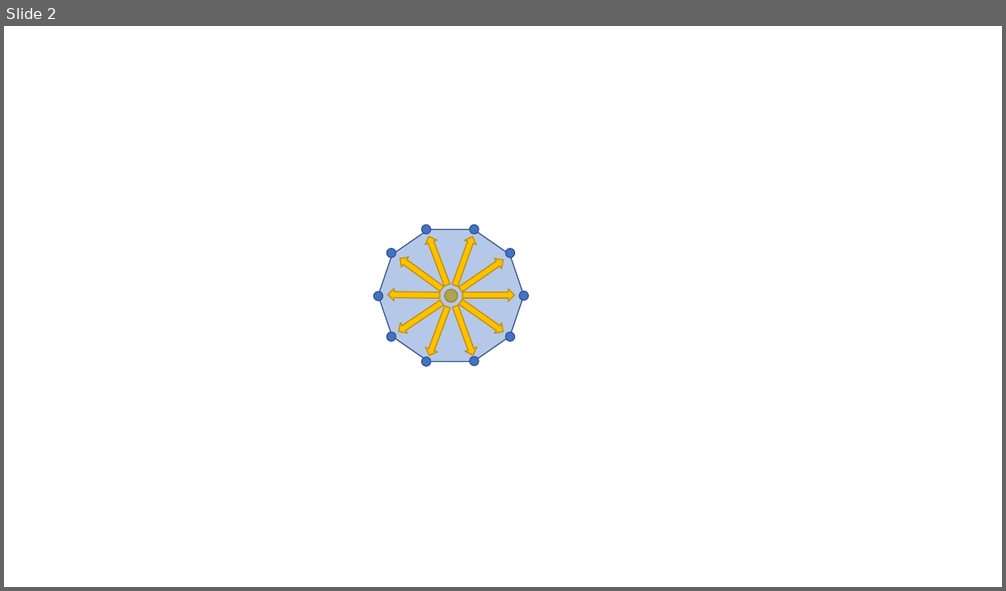
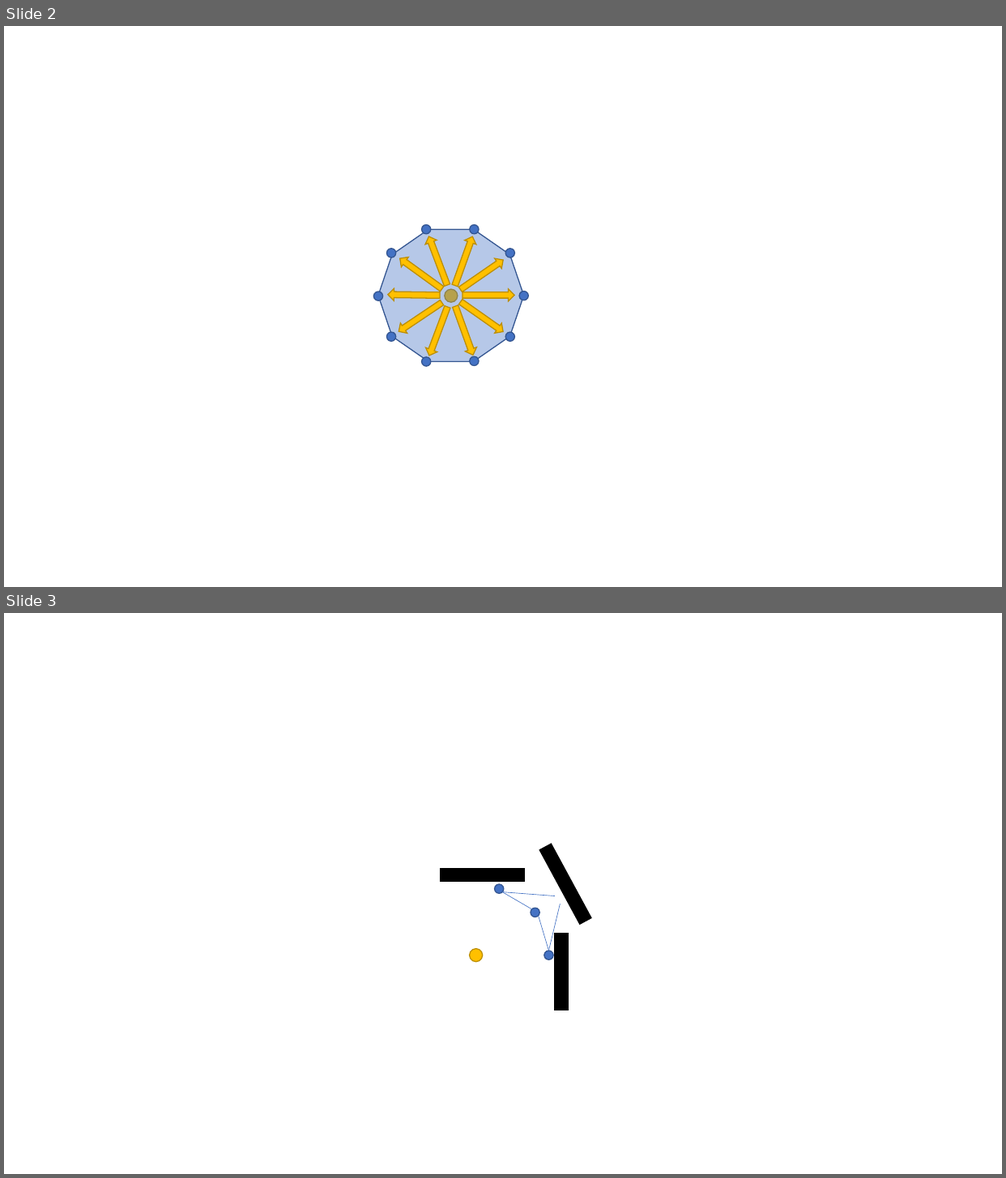
Before and after one commit to omar-addam/Voronoi-Simulation-Using-Cone-Projection, a slide deck: docs/Algorithm.pptx. Shown one above the other, each under a label of ours: slide 2 before the commit, slides 2 and 3 after it. The pictures are 1006x591 and 1006x1178 pixels, drawn with LibreOffice and Linux fonts; fonts in the diff are those of the drawing. Boxes give left, top, right and bottom in pixels: in the first picture for what was removed or moved away, otherwise in the second. Text is boxed around its words. In the diff, an @@ line names an element or a change of style, - is before the commit and + after.

```diff
--- a/docs/Algorithm.pptx
+++ b/docs/Algorithm.pptx
@@ slide 3 added at (4,613,1002,1174), background #FFFFFF @@
@@ rectangle added at (540,844,591,925), fill #000000, outline #000000 1 pt @@
@@ rectangle added at (441,869,525,882), fill #000000, outline #000000 1 pt @@
@@ ellipse added at (494,884,503,894), fill #4472C4, outline #325491 1 pt @@
@@ line added from (503, 892) to (532, 909), #4472C4 0.5 pt @@
@@ line added from (503, 892) to (555, 896), #4472C4 0.5 pt @@
@@ ellipse added at (530,908,539,917), fill #4472C4, outline #325491 1 pt @@
@@ line added from (539, 916) to (549, 951), #4472C4 0.5 pt @@
@@ line added from (560, 905) to (549, 951), #4472C4 0.5 pt @@
@@ ellipse added at (470,949,483,962), fill #FFC000, outline #BD8E00 1 pt @@
@@ ellipse added at (544,951,553,960), fill #4472C4, outline #325491 1 pt @@
@@ rectangle added at (555,934,568,1011), fill #000000, outline #000000 1 pt @@
```
Also in this commit, not shown: 1 other file.
